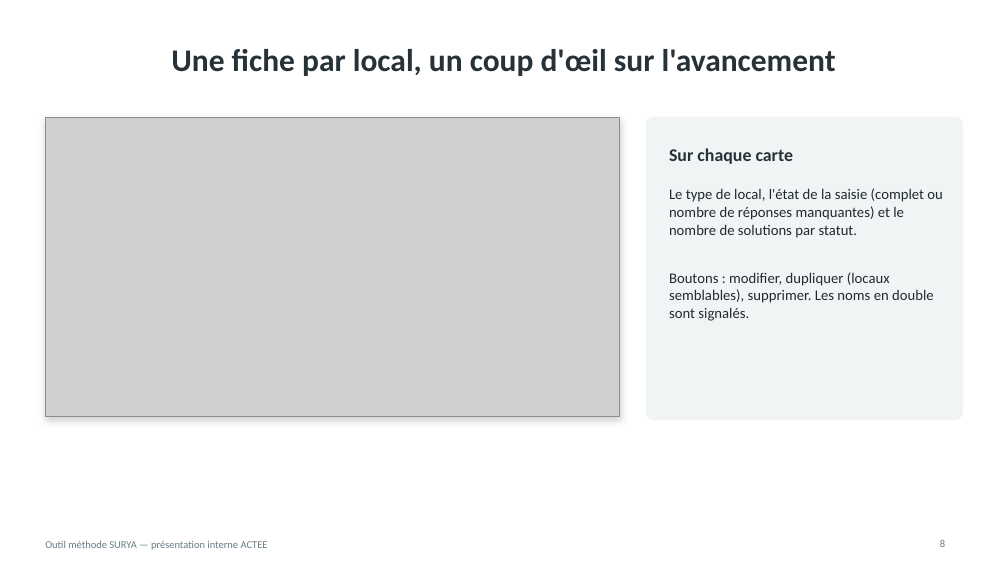
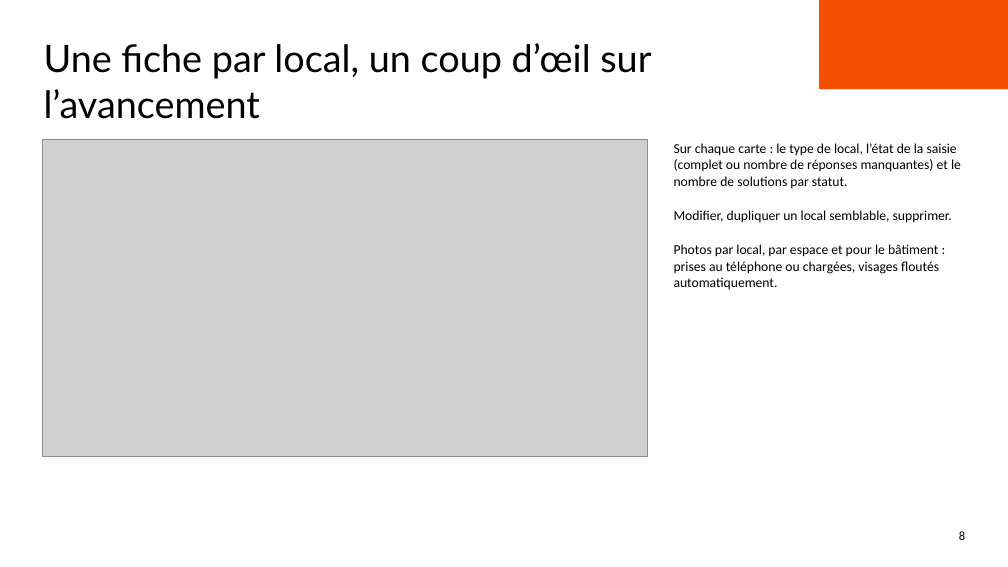
Before and after one commit to benjaminlallemand44/outilplancanicule_methodosurya, a slide deck: slide 8 of docs/presentation/Outil_methode_SURYA_presentation.pptx. Drawn at 1008x567 pixels with LibreOffice and Linux fonts; fonts in the diff are those of the drawing; grey boxes stand for pictures; background and template pictures are left out. Boxes give left, top, right and bottom in pixels: in the first picture for what was removed or moved away, otherwise in the second. Text is boxed around its words. In the diff, an @@ line names an element or a change of style, - is before the commit and + after.

```diff
--- a/docs/presentation/Outil_methode_SURYA_presentation.pptx
+++ b/docs/presentation/Outil_methode_SURYA_presentation.pptx
@@ rectangle added at box(820, 0, 1008, 89), fill #F44F00 @@
@@ text at box(44, 43, 651, 119): text changed; size 30 to 36 pt; font Calibri to Lato; text colour #263238 to #000000; bold off @@
-Une fiche par local, un coup d'œil sur l'avancement
+Une fiche par local, un coup d’œil sur l’avancement
@@ text "Une fiche par local, un ..." at box(44, 43, 651, 119): vertical alignment middle to top @@
@@ rectangle removed at box(45, 117, 620, 417) @@
@@ rounded rectangle removed at box(647, 117, 963, 420) @@
@@ picture: place and size @@
-picture at box(45, 117, 620, 417)
+picture at box(42, 140, 647, 457)
@@ text removed at box(669, 148, 794, 164) @@
-Sur chaque carte
@@ text at box(674, 143, 961, 289): text changed; size 14 to 13 pt; text colour #1F2A30 to #000000 @@
-Le type de local, l'état de la saisie (complet ou nombre de réponses manquantes) et le nombre de solutions par statut.
-Boutons : modifier, dupliquer (locaux semblables), supprimer. Les noms en double sont signalés.
+Sur chaque carte : le type de local, l’état de la saisie (complet ou nombre de réponses manquantes) et le nombre de solutions par statut.
+Modifier, dupliquer un local semblable, supprimer.
+Photos par local, par espace et pour le bâtiment : prises au téléphone ou chargées, visages floutés automatiquement.
@@ rectangle added at box(0, 504, 1008, 567), fill #FFFFFF @@
@@ page number added at box(959, 531, 965, 540), 12 pt, text #000000 @@
+8
@@ text removed at box(45, 541, 268, 550) @@
-Outil méthode SURYA — présentation interne ACTEE
@@ page number removed at box(940, 540, 945, 547) @@
-8
```
Also in this commit, not shown: 5 other slides changed, 16 slides added, 15 slides removed, 25 other files.
